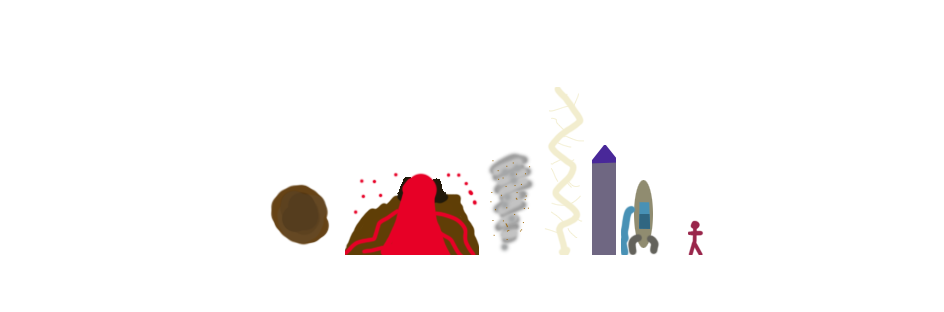
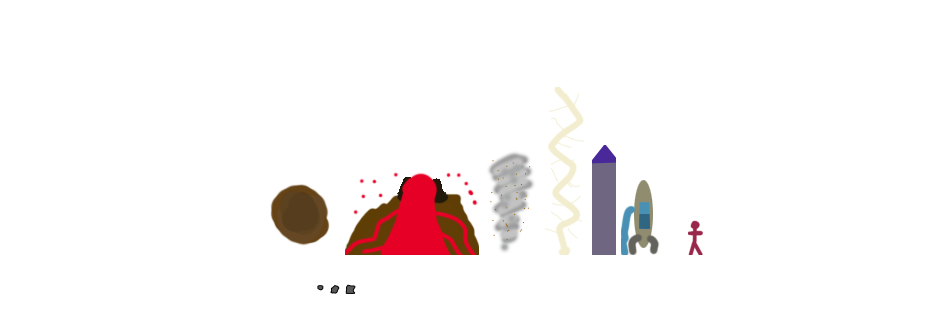
Layer changes from the first (944, 312) image to the second:
added group "debris3.png" with 1 layers above "debris2.png" over [345,284,356,294]
added layer "Vrstva 11" in group "debris3.png" over [345,284,356,294]
added group "debris2.png" with 1 layers above "debris1.png" over [330,284,340,294]
added layer "Vrstva 10" in group "debris2.png" over [330,284,340,294]
added group "debris1.png" with 1 layers above "asteroid.png" over [317,285,324,291]
added layer "Vrstva 9" in group "debris1.png" over [317,285,324,291]
